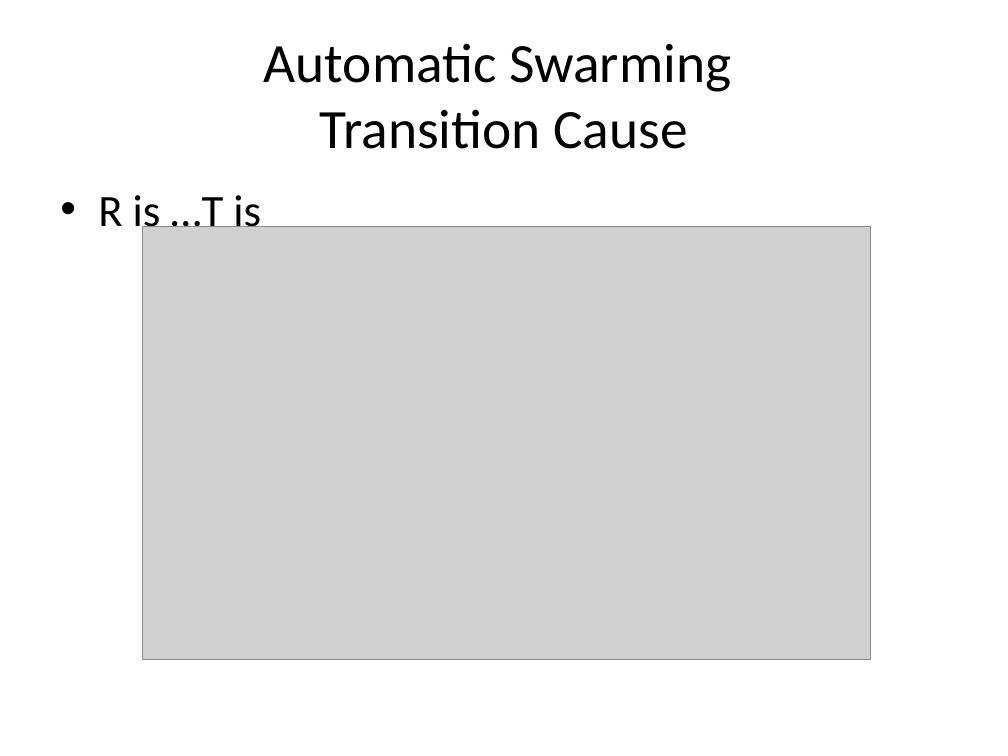
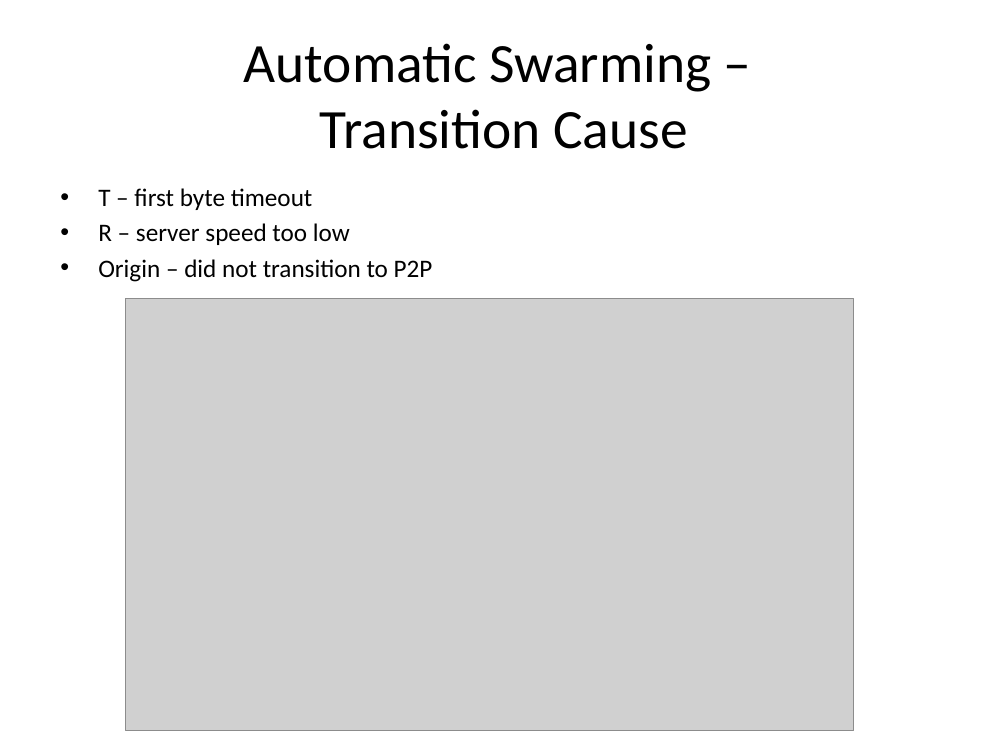
Before and after one commit to rdp/p2pwebclient, a slide deck: slide 22 of thesis_presentation/How to Make the Internet Faster.pptx (slide 20 before the commit). Drawn at 1008x756 pixels with LibreOffice and Linux fonts; fonts in the diff are those of the drawing; grey boxes stand for pictures. Boxes give left, top, right and bottom in pixels: in the first picture for what was removed or moved away, otherwise in the second. Text is boxed around its words. In the diff, an @@ line names an element or a change of style, - is before the commit and + after.

```diff
--- a/thesis_presentation/How to Make the Internet Faster.pptx
+++ b/thesis_presentation/How to Make the Internet Faster.pptx
@@ title at [244, 43, 711, 149]: text changed @@
-Automatic Swarming
-Transition Cause
+Automatic Swarming –
+Transition Cause
@@ text at [98, 188, 433, 282]: text changed; size 32 to 18 pt @@
-• R is …T is
+• T – first byte timeout
+• R – server speed too low
+• Origin – did not transition to P2P
@@ picture: place and size @@
-picture at [143, 227, 871, 659]
+picture at [126, 298, 854, 731]
```
Also in this commit, not shown: 10 other slides changed, 7 slides added, 10 slides removed.
